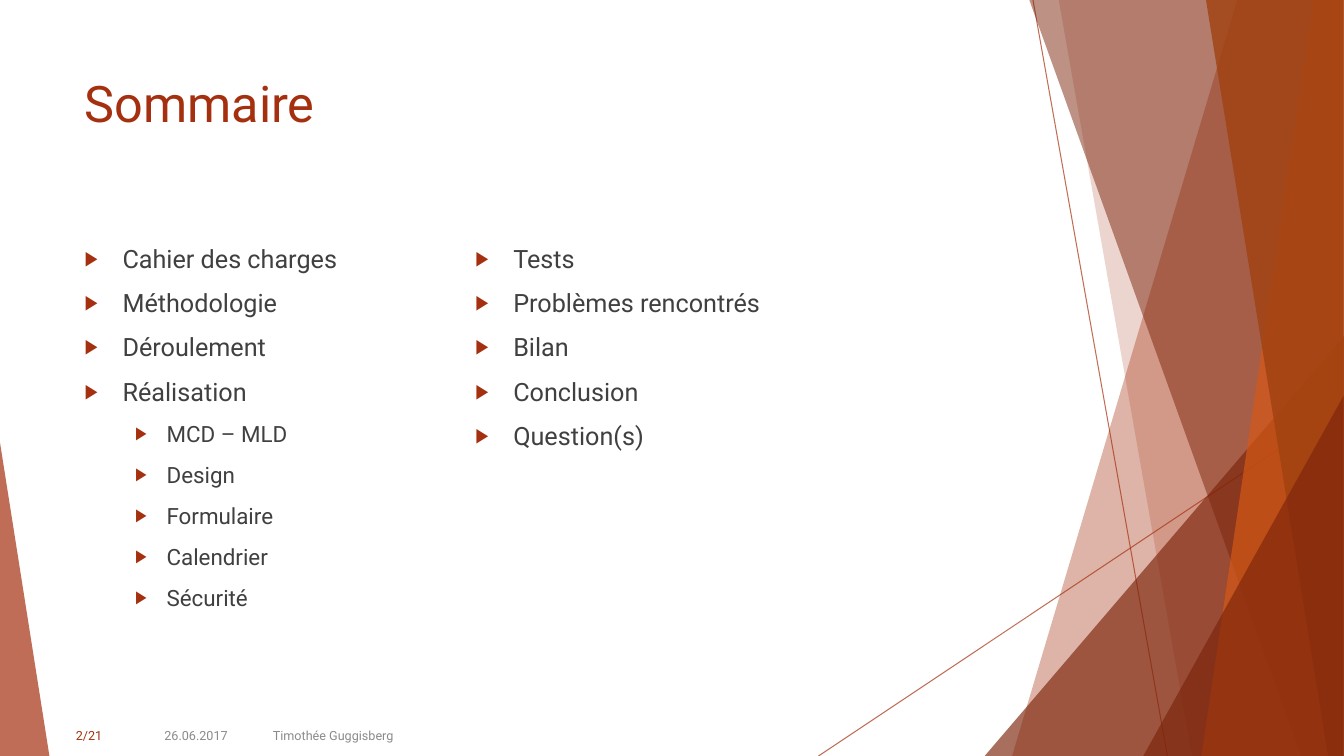
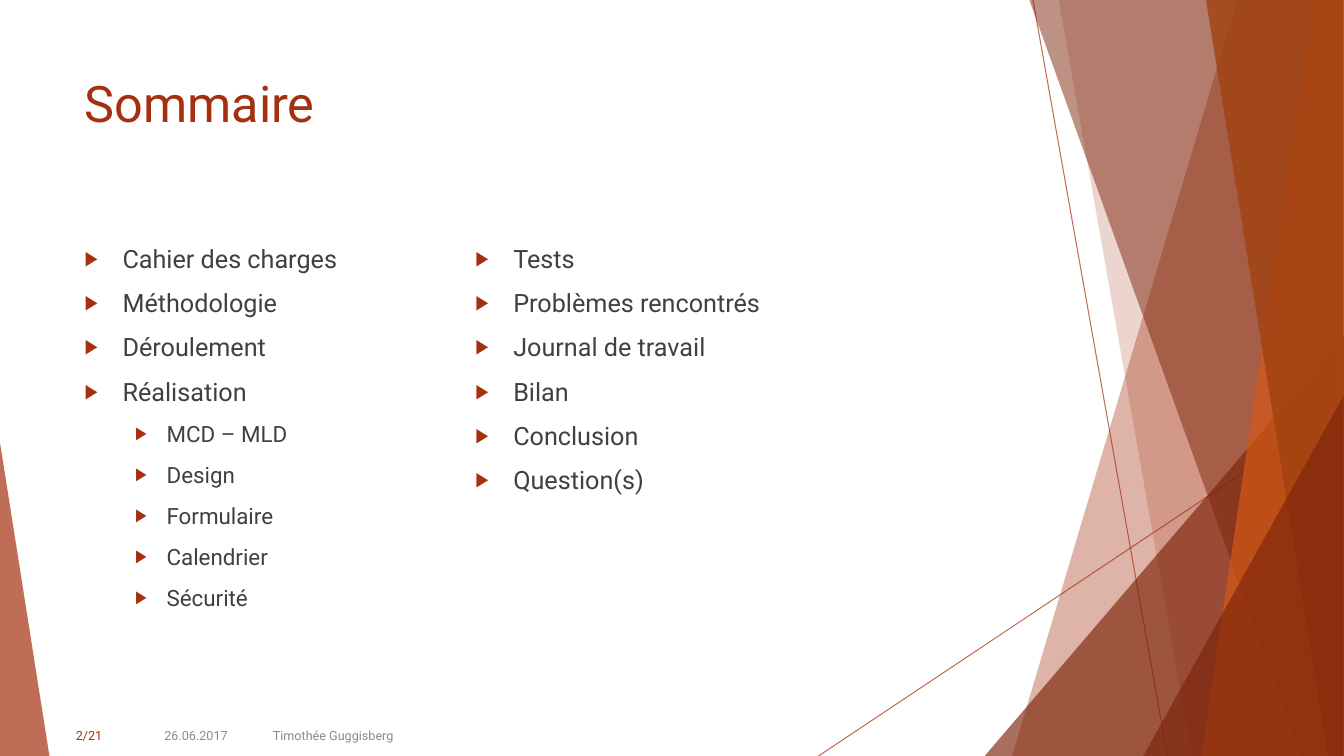
Before and after one commit to guggisbeti/DemoMot, a slide deck: slide 2 of Documentation/Projet DemoMot.pptx. Drawn at 1344x756 pixels with LibreOffice and Linux fonts; fonts in the diff are those of the drawing. Boxes give left, top, right and bottom in pixels: in the first picture for what was removed or moved away, otherwise in the second. Text is boxed around its words. In the diff, an @@ line names an element or a change of style, - is before the commit and + after.

Commit message:
HotFix de la présentation

```diff
--- a/Documentation/Projet DemoMot.pptx
+++ b/Documentation/Projet DemoMot.pptx
@@ text at (513, 337, 706, 357): paragraph added @@
+▶ Journal de travail
```
